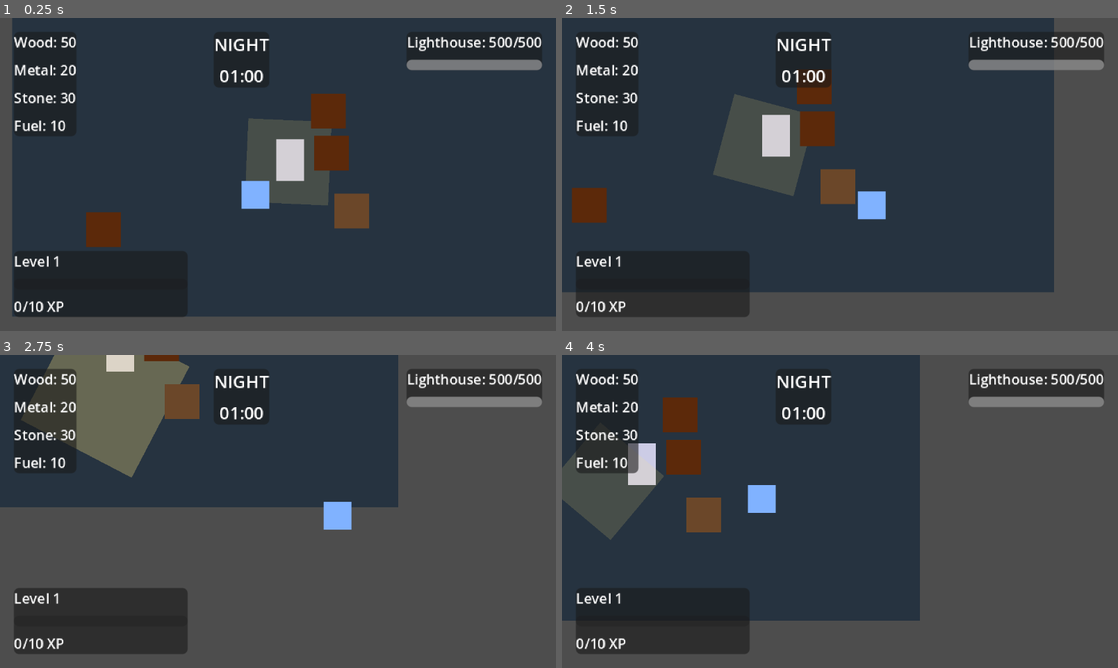
Above: before the commit, frames 1-4 (two rows, left to right).
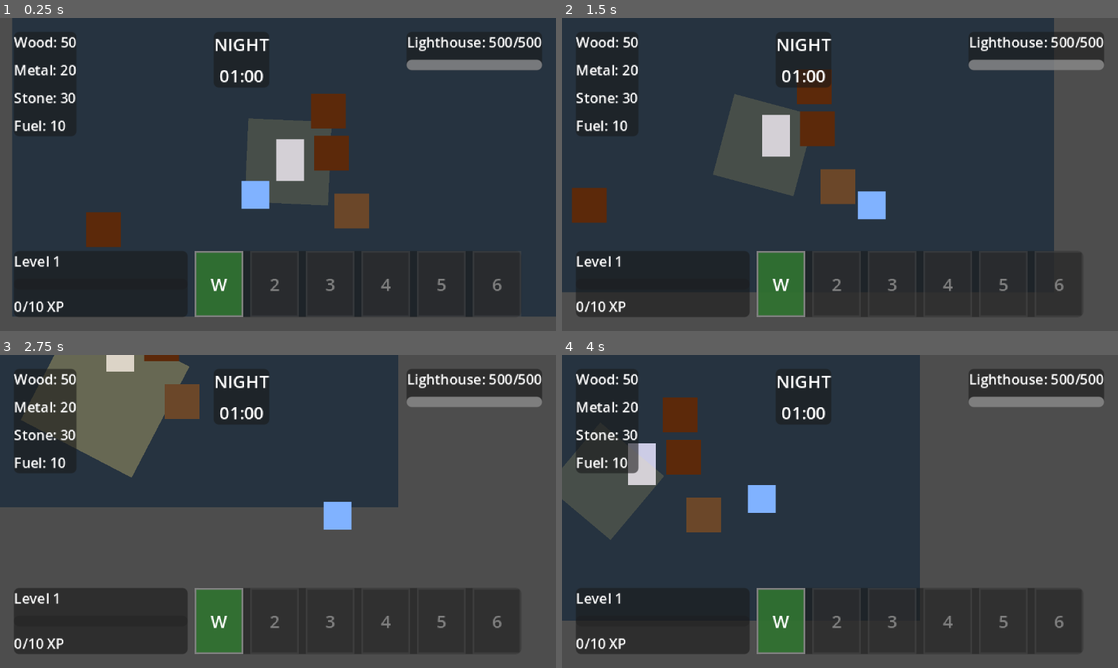
Above: after the commit, the same moments.

Repository: Giorino/last-lighthouse
Game: Godot game, scene res://scenes/main/game.tscn
The game is run twice, just before and just after one commit, with the same random seed, the same clock (stepped at 60 frames per second) and the same inputs. This scene is started directly instead of the project's main scene.
Inputs (mouse positions are in pixels of both pictures, inside the frame that each line leads up to):
- Up to frame 1 (0.25 s): no input
- Up to frame 2 (1.5 s): tap Enter at 0.5 s; move the mouse to (962, 158) at 0.52 s; hold D (move_right) 0.53-1.28 s; hold B (build_mode) 0.53-1.28 s; click (962, 158) at 0.67 s; move the mouse to (728, 190) at 1.27 s; hold S (move_down) from 1.28 s (still down); tap E (interact) at 1.35 s
- Up to frame 3 (2.75 s): move the mouse to (333, 442) at 2.02 s; release S (move_down) at 2.03 s; hold D (move_right) from 2.03 s (still down); hold Space (lighthouse_beam) from 2.03 s (still down)
- Up to frame 4 (4 s): move the mouse to (812, 574) at 2.77 s; release D (move_right) at 2.78 s; release Space (lighthouse_beam) at 2.78 s; hold W (move_up) 2.78-3.53 s; tap R (repair) at 2.85 s; click (812, 574) at 2.92 s; move the mouse to (1006, 558) at 3.52 s; hold A (move_left) from 3.53 s (still down); tap F at 3.6 s

The runs differ from the first frame. In frame 1, 2.0% of the frame differs, in the area x 6-91%, y 74-96%; in frame 2, 6.0%; in frame 3, 11%, in the area x 6-94%, y 74-96%; in frame 4, 9.1%.
Error before the commit: Parse Error: Cannot find member "connect" in base "Callable". (res://scripts/ui/hud.gd:35)

Commit message:
Fix signal connection errors in hud.gd
Fixed signal name mismatches between hud.gd and level_manager.gd:
- Changed 'xp_changed' to 'xp_gained' (correct signal name)
- Changed 'level_up' to 'leveled_up' (correct signal name)
- Renamed callback functions to match: _on_xp_gained(), _on_leveled_up()
- Fixed variable name: 'xp_for_next_level' to 'xp_to_next_level'
- Updated signal parameters to match emitted values

Error was: Cannot find member "connect" in base "Callable" at line 35
Fixed by using correct signal names from LevelManager autoload.

Diff:
--- a/scripts/ui/hud.gd
+++ b/scripts/ui/hud.gd
@@ -31,8 +31,8 @@
 
 	# PHASE 5: Connect to XP and level signals
 	if LevelManager:
-		LevelManager.xp_changed.connect(_on_xp_changed)
-		LevelManager.level_up.connect(_on_level_up)
+		LevelManager.xp_gained.connect(_on_xp_gained)
+		LevelManager.leveled_up.connect(_on_leveled_up)
 
 	# Initialize displays
 	_update_all_resources()
@@ -99,21 +99,22 @@
 		level_label.text = "Level %d" % LevelManager.current_level
 
 	if xp_bar:
-		xp_bar.max_value = LevelManager.xp_for_next_level
+		xp_bar.max_value = LevelManager.xp_to_next_level
 		xp_bar.value = LevelManager.current_xp
 
 	if xp_label:
-		xp_label.text = "%d/%d XP" % [LevelManager.current_xp, LevelManager.xp_for_next_level]
+		xp_label.text = "%d/%d XP" % [LevelManager.current_xp, LevelManager.xp_to_next_level]
 
-func _on_xp_changed(current_xp: int, xp_for_next: int) -> void:
+func _on_xp_gained(amount: int, total: int) -> void:
+	# Update XP bar when XP is gained
 	if xp_bar:
-		xp_bar.max_value = xp_for_next
-		xp_bar.value = current_xp
+		xp_bar.max_value = LevelManager.xp_to_next_level
+		xp_bar.value = LevelManager.current_xp
 
 	if xp_label:
-		xp_label.text = "%d/%d XP" % [current_xp, xp_for_next]
+		xp_label.text = "%d/%d XP" % [LevelManager.current_xp, LevelManager.xp_to_next_level]
 
-func _on_level_up(new_level: int) -> void:
+func _on_leveled_up(new_level: int) -> void:
 	if level_label:
 		level_label.text = "Level %d" % new_level
 	_update_xp_display()
